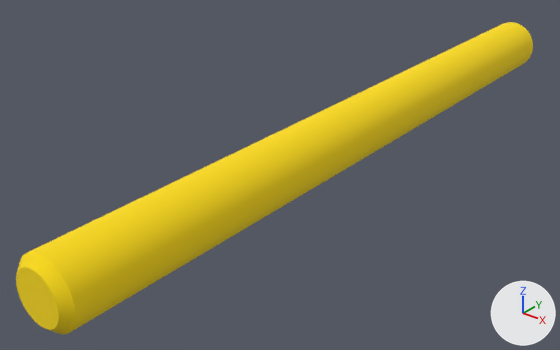
An edit to the OBJ model assets/factory/mesh/factory_insertion/factory_round_peg_4mm_loose.obj, drawn before and after from the same camera.
One viewpoint serves both versions: a 50 mm lens placed at (0.0258, -0.0653, 0.0196), pointed at (-0.0031, -0.0292, -0.0028). The lights are fixed; the arrows at lower right show +X, +Y and +Z. Where no turn or scale is listed for an object, it has been applied to the vertices.

Before the edit, the objects in view are built like this:
```python
me_mesh0 = bpy.data.meshes.new('mesh0')
me_mesh0.from_pydata(...)  # 145 vertices, 144 faces; spans x -0.00149..0.00149, y -0.05, z -0.00149..0.00149
me_mesh0.materials.append(mat_0_980392_0_713725_0_003922_0_000000_0_000000)  # yellow #fddc0d
me_mesh1 = bpy.data.meshes.new('mesh1')
me_mesh1.from_pydata(...)  # 288 vertices, 288 faces; spans x -0.00199..0.00199, y -0.05..-0.0495, z -0.00199..0.00199
me_mesh1.materials.append(mat_0_980392_0_713725_0_003922_0_000000_0_000000)  # yellow #fddc0d
me_mesh2 = bpy.data.meshes.new('mesh2')
me_mesh2.from_pydata(...)  # 288 vertices, 288 faces; spans x -0.002..0.002, y -0.0495..-0.0005, z -0.002..0.002
me_mesh2.materials.append(mat_0_980392_0_713725_0_003922_0_000000_0_000000)  # yellow #fddc0d
ob_mesh0 = bpy.data.objects.new('mesh0', me_mesh0)
ob_mesh0.location = (0.0, 0.0, 0.0)
ob_mesh1 = bpy.data.objects.new('mesh1', me_mesh1)
ob_mesh1.location = (0.0, 0.0, 0.0)
ob_mesh2 = bpy.data.objects.new('mesh2', me_mesh2)
ob_mesh2.location = (0.0, 0.0, 0.0)
```
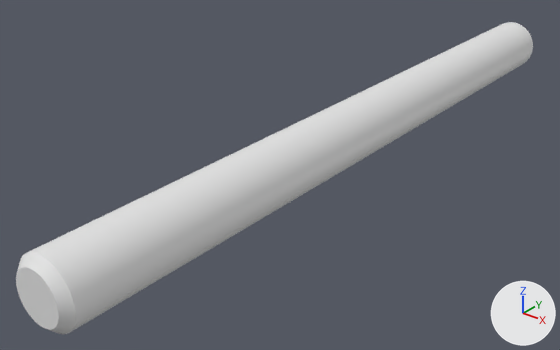
Location of each change, (x1, y1, x2, y2) in pixels of the pictures (560 x 350 px):
'mesh2', recoloured (yellow to white): (29, 22, 533, 332) in both
'mesh0', recoloured (yellow to grey): (16, 267, 59, 330) in both
'mesh1', recoloured (yellow to white): (17, 252, 76, 334) in both

Patch to the scene script:
```diff
--- a/assets/factory/mesh/factory_insertion/factory_round_peg_4mm_loose.obj.py
+++ b/assets/factory/mesh/factory_insertion/factory_round_peg_4mm_loose.obj.py
@@ me_mesh0 @@
 me_mesh0.from_pydata(...)  # 145 vertices, 144 faces; spans x -0.00149..0.00149, y -0.05, z -0.00149..0.00149
-me_mesh0.materials.append(mat_0_980392_0_713725_0_003922_0_000000_0_000000)  # yellow #fddc0d
@@ me_mesh1 @@
 me_mesh1.from_pydata(...)  # 288 vertices, 288 faces; spans x -0.00199..0.00199, y -0.05..-0.0495, z -0.00199..0.00199
-me_mesh1.materials.append(mat_0_980392_0_713725_0_003922_0_000000_0_000000)  # yellow #fddc0d
@@ me_mesh2 @@
 me_mesh2.from_pydata(...)  # 288 vertices, 288 faces; spans x -0.002..0.002, y -0.0495..-0.0005, z -0.002..0.002
-me_mesh2.materials.append(mat_0_980392_0_713725_0_003922_0_000000_0_000000)  # yellow #fddc0d
```
